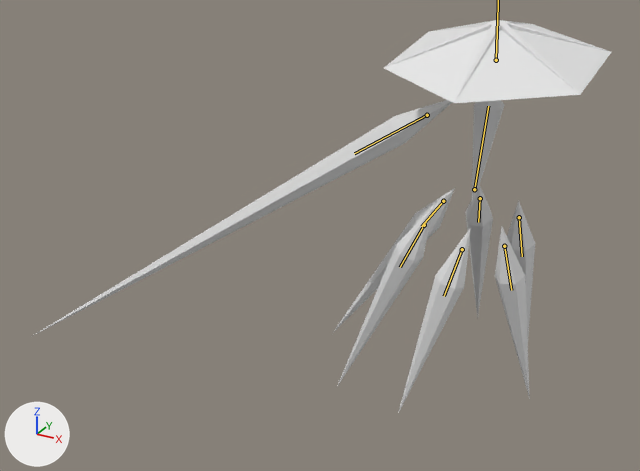
The glTF model glb_imports/Clarity.glb: old version first, new version second.
One viewpoint serves both versions: a camera (50 mm lens) standing at (17.2, -52.3, 24.9) and looking at (-13.4, 3.5, -3.0). The lights are fixed; the arrows at lower left show +X, +Y and +Z. The picture after the commit comes second. Both versions are drawn at frame 156 of the action 'JumpShotToWalkLeftNoActions'; the numbers are the values there. The bones that bend it are drawn over the model as lines.

In view in the first picture: 'Arm', 'BackLeft', 'BackRight', 'Center', 'FrontLeft', 'FrontRight', 'Hat', 'MiddleLeft', 'MiddleRight'.
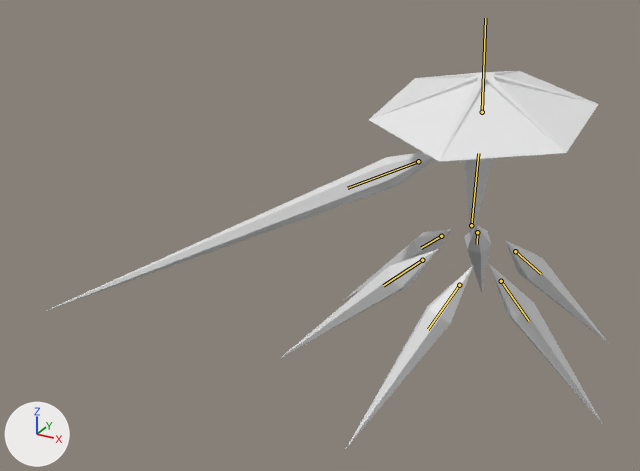
What differs and where, as boxes [x1, y1, x2, y2] in the pictures (640 x 471 px):
'Hat', posed (10% taller)
    before: [384, 20, 611, 103]
    after: [369, 71, 598, 162]
'Arm', posed (7% narrower, 32% shorter)
    before: [34, 100, 452, 335]
    after: [46, 152, 435, 311]
'FrontRight', posed (73% wider)
    before: [398, 228, 471, 413]
    after: [347, 265, 474, 447]
'MiddleRight', posed (63% wider, 39% shorter)
    before: [337, 207, 433, 386]
    after: [281, 249, 438, 358]
'FrontLeft', posed (219% wider, 7% shorter)
    before: [495, 227, 530, 399]
    after: [488, 263, 602, 423]
'MiddleLeft', posed
    before: [507, 200, 535, 341]
    after: [506, 241, 609, 344]
'BackRight', posed (11% narrower, 50% shorter)
    before: [333, 188, 455, 332]
    after: [344, 229, 452, 300]
'Center', posed
    before: [472, 100, 504, 207]
    after: [464, 158, 493, 239]
'BackLeft', posed (49% shorter)
    before: [465, 185, 493, 319]
    after: [464, 225, 491, 293]
bone 'Center', root to tip
    before: (474, 189) to (488, 106)
    after: (471, 225) to (478, 153)
bone 'Arm', root to tip
    before: (427, 115) to (354, 153)
    after: (418, 161) to (347, 188)
bone 'Middle.L', root to tip
    before: (519, 217) to (522, 256)
    after: (515, 251) to (541, 274)
bone 'Front.L', root to tip
    before: (504, 246) to (511, 290)
    after: (501, 281) to (529, 321)
bone 'Back.L', root to tip
    before: (480, 198) to (478, 222)
    after: (477, 232) to (477, 244)
bone 'Middle.R', root to tip
    before: (424, 225) to (400, 267)
    after: (422, 260) to (383, 285)
bone 'Front.R', root to tip
    before: (462, 249) to (444, 296)
    after: (459, 285) to (428, 329)
bone 'Back.R', root to tip
    before: (443, 201) to (421, 226)
    after: (441, 236) to (421, 248)

What the commit changed:
Bone 'Center' (bone_center) moves from (0.0, 0.0, 0.0) to (0.0, -2.53, 0.0).
Bone 'Center' (bone_center) turns from (3, 9, -6) to (16, 10, -3) degrees about its own x, y and z.
Bone 'Hat' (bone_hat) moves from (0.0, 0.0, 0.0) to (0.0, 0.11, 0.01).
Bone 'Hat' (bone_hat) turns from (5, -10, 6) to (-7, -9, 5) degrees about its own x, y and z.
Bone 'Arm' (bone_arm) turns from (1, 1, 5) to (0, 0, 0) degrees about its own x, y and z.
Bone 'Middle.L' (bone_middle_l) moves from (0.78, -0.25, -2.08) to (1.5, 2.14, -2.09).
Bone 'Middle.L' (bone_middle_l) turns from (-31, -33, 2) to (-56, -34, 47) degrees about its own x, y and z.
Bone 'Front.L' (bone_front_l) moves from (-0.84, 0.65, -1.81) to (-0.14, 3.01, -2.41).
Bone 'Front.L' (bone_front_l) turns from (-33, -32, 11) to (-30, -26, 34) degrees about its own x, y and z.
Bone 'Back.L' (bone_back_l) moves from (1.44, -1.09, -0.54) to (2.08, 1.26, 0.15).
Bone 'Back.L' (bone_back_l) turns from (-27, -33, -9) to (-42, -29, -4) degrees about its own x, y and z.
Bone 'Middle.R' (bone_middle_r) moves from (-0.68, -0.24, 2.15) to (-1.42, 2.18, 2.16).
Bone 'Middle.R' (bone_middle_r) turns from (-5, -44, -5) to (-6, -44, -26) degrees about its own x, y and z.
Bone 'Front.R' (bone_front_r) moves from (-1.92, 0.37, 0.18) to (-2.58, 2.74, -0.42).
Bone 'Front.R' (bone_front_r) turns from (-12, -43, 9) to (53, -73, -61) degrees about its own x, y and z.
Bone 'Back.R' (bone_back_r) moves from (1.24, -0.89, 1.29) to (0.59, 1.5, 2.01).
Bone 'Back.R' (bone_back_r) turns from (-2, -40, -19) to (-23, -47, -11) degrees about its own x, y and z.
